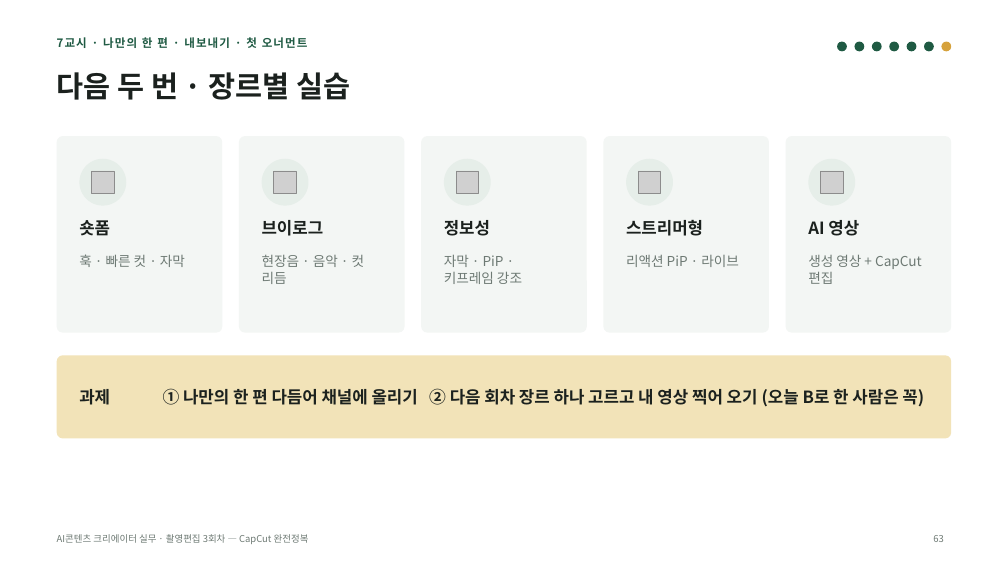
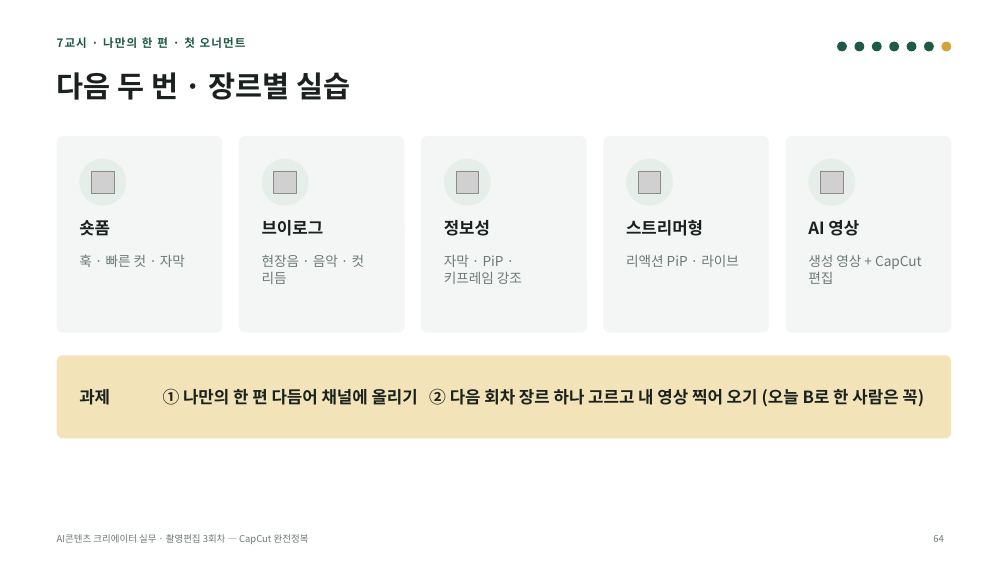
Before and after one commit to yujida/MARUBIT, a slide deck: slide 64 of lectures/03/3회차_CapCut완전정복_슬라이드.pptx (slide 63 before the commit). Drawn at 1008x567 pixels with LibreOffice and Linux fonts; fonts in the diff are those of the drawing; grey boxes stand for pictures. Boxes give left, top, right and bottom in pixels: in the first picture for what was removed or moved away, otherwise in the second. Text is boxed around its words. In the diff, an @@ line names an element or a change of style, - is before the commit and + after.

```diff
--- a/lectures/03/3회차_CapCut완전정복_슬라이드.pptx
+++ b/lectures/03/3회차_CapCut완전정복_슬라이드.pptx
@@ text at box(57, 37, 246, 48): text changed @@
-7교시 · 나만의 한 편 · 내보내기 · 첫 오너먼트
+7교시 · 나만의 한 편 · 첫 오너먼트
@@ page number at box(933, 535, 943, 542): text changed @@
-63
+64
```
Also in this commit, not shown: 7 other slides changed, 1 slide added, 13 other files.
